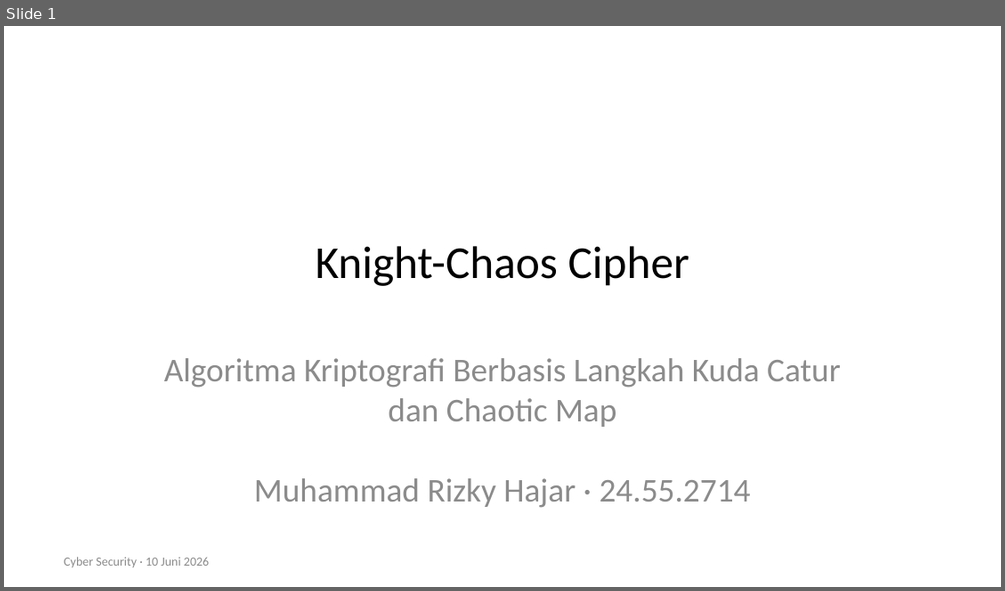
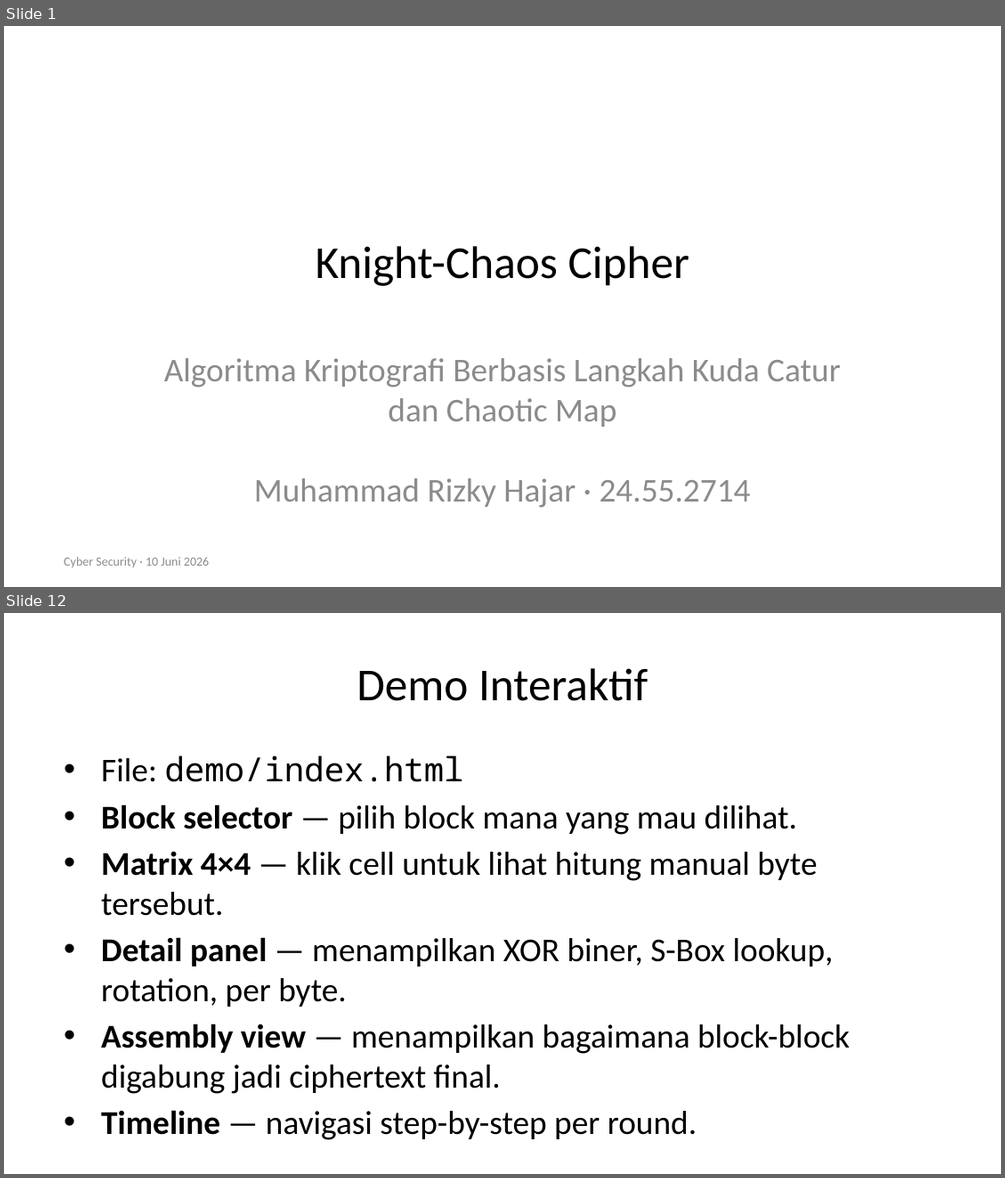
Before and after one commit to riskihajar/knight-chaos-cipher, a slide deck: slides/slides-knight-chaos-cipher.pptx. Shown one above the other, each under a label of ours: slide 1 before the commit, slides 1 and 12 after it; the slides between them are not shown. The pictures are 1005x591 and 1005x1178 pixels, drawn with LibreOffice and Linux fonts; fonts in the diff are those of the drawing. Boxes give left, top, right and bottom in pixels: in the first picture for what was removed or moved away, otherwise in the second. Text is boxed around its words. In the diff, an @@ line names an element or a change of style, - is before the commit and + after.

```diff
--- a/slides/slides-knight-chaos-cipher.pptx
+++ b/slides/slides-knight-chaos-cipher.pptx
@@ slide 12 added at box(4, 613, 1001, 1174), background #FFFFFF @@
@@ title added at box(356, 668, 647, 701), 33 pt, text #000000 @@
+Demo Interaktif
@@ text added at box(101, 755, 850, 1140), 24 pt, text #000000 @@
+• File: demo/index.html
+• Block selector — pilih block mana yang mau dilihat.
+• Matrix 4×4 — klik cell untuk lihat hitung manual byte tersebut.
+• Detail panel — menampilkan XOR biner, S-Box lookup, rotation, per byte.
+• Assembly view — menampilkan bagaimana block-block digabung jadi ciphertext final.
+• Timeline — navigasi step-by-step per round.
```
Also in this commit, not shown: 9 slides changed, 5 other slides added, 4 slides removed, 3 other files.
